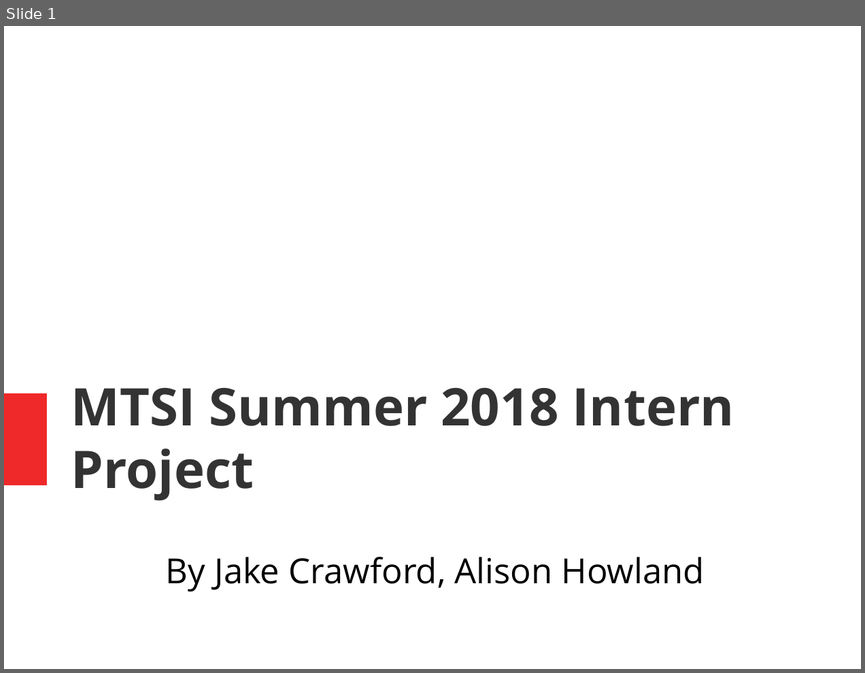
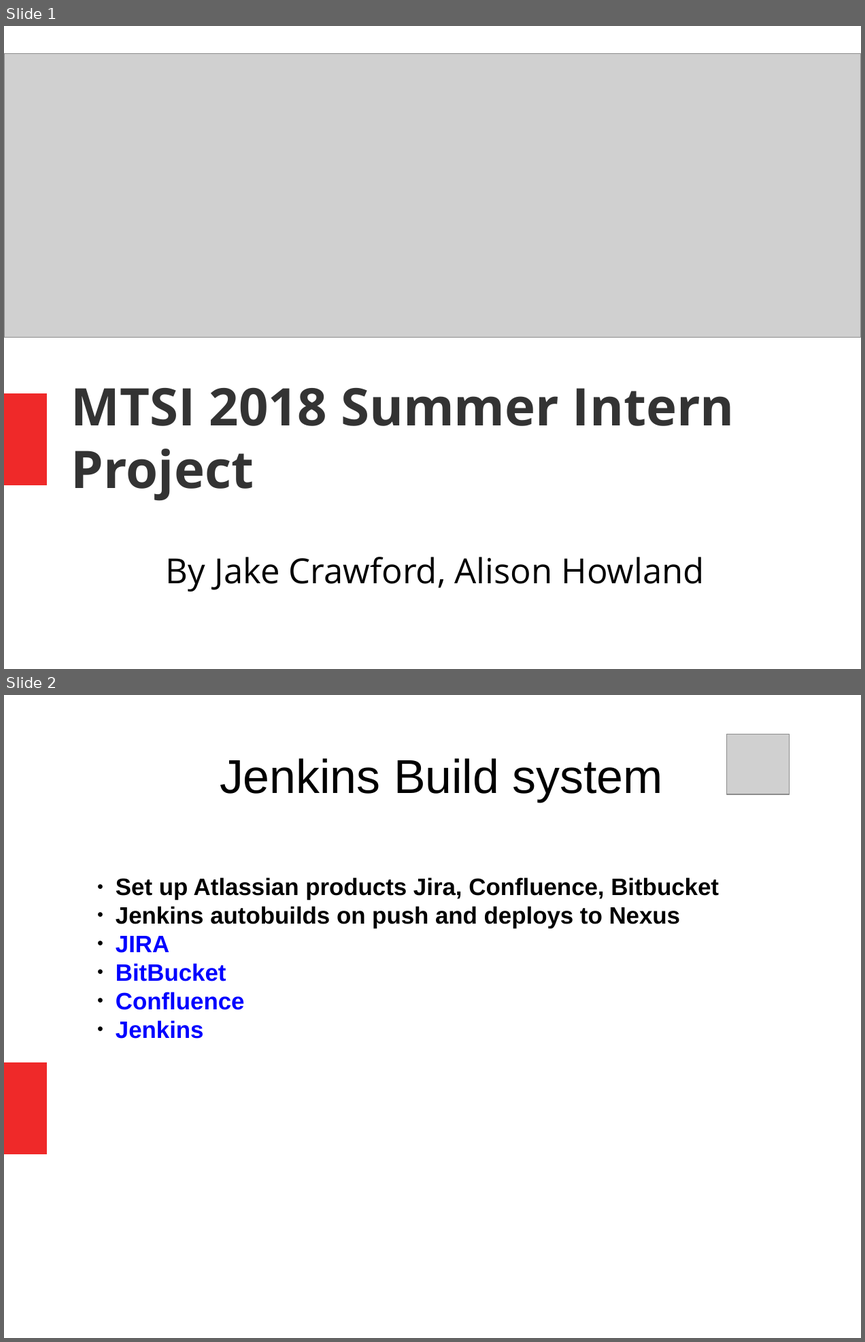
Before and after one commit to alisonhowland/twitter-geotag-analytics, a slide deck: presentation/presentation_powerpoint.pptx. Shown one above the other, each under a label of ours: slide 1 before the commit, slides 1 and 2 after it. The pictures are 865x673 and 865x1342 pixels, drawn with LibreOffice and Linux fonts; fonts in the diff are those of the drawing; grey boxes stand for pictures; background and template pictures are left out. Boxes give left, top, right and bottom in pixels: in the first picture for what was removed or moved away, otherwise in the second. Text is boxed around its words. In the diff, an @@ line names an element or a change of style, - is before the commit and + after.

```diff
--- a/presentation/presentation_powerpoint.pptx
+++ b/presentation/presentation_powerpoint.pptx
@@ slide 2 added at (x1=4, y1=695, x2=861, y2=1338), background picture (left out); not listed: 1 template element that a slide beside it also shows @@
@@ picture added at (x1=727, y1=734, x2=789, y2=794) @@
@@ text added at (x1=220, y1=758, x2=663, y2=802), 44 pt, text #000000 @@
+Jenkins Build system
@@ text added at (x1=116, y1=877, x2=719, y2=1038), 22 pt, text #000000, bold @@
+● Set up Atlassian products Jira, Confluence, Bitbucket
+● Jenkins autobuilds on push and deploys to Nexus
+● JIRA
+● BitBucket
+● Confluence
+● Jenkins
@@ slide 1 changed as well @@
@@ picture added at (x1=4, y1=54, x2=861, y2=337) @@
@@ text at (x1=71, y1=387, x2=734, y2=501): text changed @@
-MTSI Summer 2018 Intern Project
+MTSI 2018 Summer Intern Project
```
Also in this commit, not shown: 2 other slides added, 1 slide removed, 1 other file.
